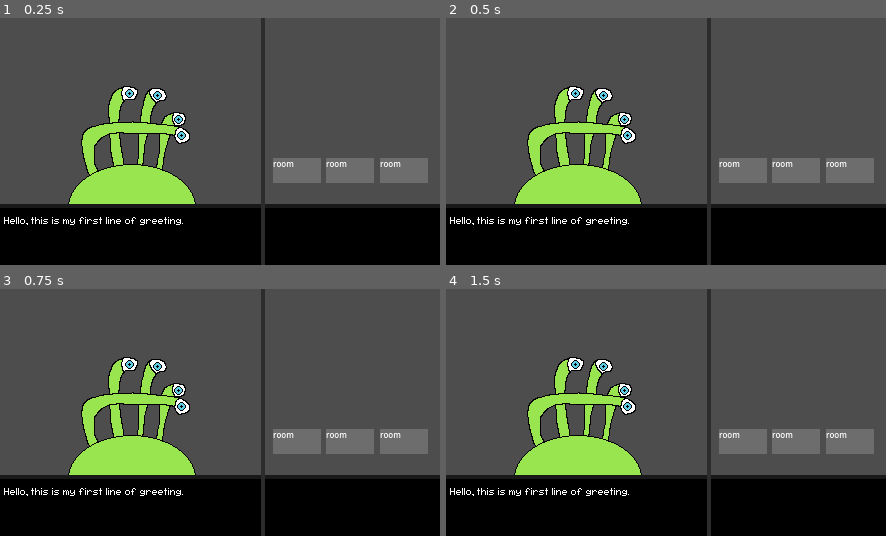
Above: before the commit, frames 1-4 (two rows, left to right).
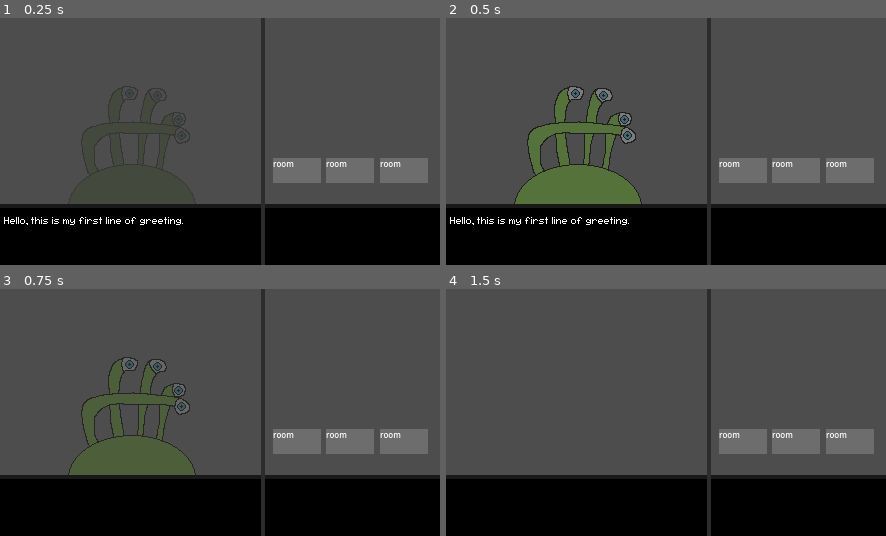
Above: after the commit, the same moments.

Repository: fawfle/brackeys-2026.1
Game: Godot game, scene res://scenes/game_scene.tscn
Same seed, same stepped clock (60 frames per second), same inputs: the game is played once before the commit and once after it.
Inputs (mouse positions are in pixels of both pictures, inside the frame that each line leads up to):
- Up to frame 1 (0.25 s): no input
- Up to frame 2 (0.5 s): no input
- Up to frame 3 (0.75 s): click "room" at 0.5 s
- Up to frame 4 (1.5 s): click (578, 506) at 1.27 s

The runs differ from the first frame. In frame 1, 7.2% of the frame differs, in the area x 15-45%, y 27-76%; in frame 2, 7.2%; in frame 3, 7.6%, in the area x 0-45%, y 27-84%; in frame 4, 7.6%.

Commit message:
basic guest assignment

Diff:
--- a/scenes/game manager.gd
+++ b/scenes/game manager.gd
@@ -8,6 +8,7 @@
 
 var guest_queue: Array[Guest] = []
 @export var current_guest: Guest = null
+@export var current_guest_node: Node2D = null
 
 var random_trait_count: int = 1
 
@@ -16,14 +17,18 @@
 	TraitList.LOAD_TRAITS()
 	GuestList.LOAD_GUESTS()
 
+	Globals.select_room.connect(on_room_select)
+
 	begin_day()
 
 func begin_day() -> void:
 	guest_queue = GuestList.create_guest_queue(1, day)
 	manage_next_guest()
-	Globals.set_text.emit(current_guest.get_lines())
+	Globals.set_text.emit(current_guest.get_intro_lines())
 
 func manage_next_guest() -> void:
+	if guest_queue.size() <= 0: return
+
 	current_guest = guest_queue[0].duplicate_deep()
 	TraitList.set_guest_traits(current_guest, random_trait_count)
 	guest_queue.pop_front()
@@ -31,11 +36,48 @@
 	# clean children
 	for child in guest_parent.get_children(): child.queue_free()
 
-	var guest_scene: PackedScene = current_guest.scene
-	if guest_scene != null:
-		guest_parent.add_child(guest_scene.instantiate())
-	else:
-		push_error("No guest scene for guest")
+	# var guest_scene: PackedScene = current_guest.scene
+	current_guest_node = current_guest.instantiate_scene()
+	guest_parent.add_child(current_guest_node)
 
-	if Globals.DEBUG:
-		print("LOADING GUEST: " + str(current_guest))
+	if Globals.DEBUG: print("LOADING GUEST: " + str(current_guest))
+
+	play_guest_enter_animation(current_guest_node)
+
+## hook for room selection for assigning guest
+func on_room_select(room: Room):
+	if room.guest != null or current_guest == null: return
+
+	Globals.set_text.emit([] as Array[String])
+	room.add_guest(current_guest)
+	await play_guest_exit_animation(current_guest_node)
+	current_guest = null
+	current_guest_node = null
+
+	await get_tree().create_timer(0.8).timeout
+
+	manage_next_guest()
+
+func play_guest_enter_animation(guest_node: Node2D):
+	var duration: float = 0.8
+
+	var start_color: Color = Color("00000000")
+	var end_color: Color = Color("ffffffff")
+
+	var timer: SceneTreeTimer = get_tree().create_timer(duration)
+
+	while timer.time_left != 0:
+		guest_node.modulate = end_color.lerp(start_color, timer.time_left / duration)
+		await get_tree().process_frame
+
+func play_guest_exit_animation(guest_node: Node2D):
+	var duration: float = 0.4
+
+	var start_color: Color = Color("ffffffff")
+	var end_color: Color = Color("00000000")
+
+	var timer: SceneTreeTimer = get_tree().create_timer(duration)
+
+	while timer.time_left != 0:
+		guest_node.modulate = end_color.lerp(start_color, timer.time_left / duration)
+		await get_tree().process_frame
--- a/scenes/game_scene.tscn
+++ b/scenes/game_scene.tscn
@@ -25,6 +25,12 @@
 grow_vertical = 0
 color = Color(0, 0, 0, 1)
 script = ExtResource("2_ycayy")
+
+[node name="AdvanceText" type="TextureButton" parent="CanvasLayer/TextBar" unique_id=313393300]
+layout_mode = 0
+offset_top = -4.0
+offset_right = 262.0
+offset_bottom = 57.0
 
 [node name="TextBox" type="Label" parent="CanvasLayer/TextBar" unique_id=787348684]
 layout_mode = 1
@@ -112,3 +118,5 @@
 offset_right = 428.0
 offset_bottom = 165.0
 location = 2
+
+[connection signal="button_down" from="CanvasLayer/TextBar/AdvanceText" to="CanvasLayer/TextBar" method="_on_advance_text_button_down"]
--- a/scenes/hotel/room.tscn
+++ b/scenes/hotel/room.tscn
@@ -24,6 +24,7 @@
 anchor_bottom = 1.0
 grow_horizontal = 2
 grow_vertical = 2
+mouse_filter = 2
 color = Color(0.42710263, 0.42710263, 0.42710263, 1)
 
 [node name="Label" type="Label" parent="TextureButton" unique_id=1754139443]
@@ -32,3 +33,5 @@
 offset_bottom = 23.0
 theme_override_font_sizes/font_size = 8
 text = "room"
+
+[connection signal="button_down" from="TextureButton" to="." method="_on_texture_button_button_down"]
--- a/scenes/text_bar.gd
+++ b/scenes/text_bar.gd
@@ -3,15 +3,21 @@
 var line_queue: Array[String] = []
 
 @onready var text_box: Label = $TextBox
+@onready var advance_text_button: TextureButton = $AdvanceText
 
 func _ready() -> void:
 	Globals.set_text.connect(on_set_text)
 
 func load_line_from_queue():
-	if line_queue.size() == 0: return
+	if line_queue.size() == 0:
+		text_box.text = ""
+		return
 
 	text_box.text = line_queue.pop_front()
 
 func on_set_text(lines: Array[String]) -> void:
 	line_queue = lines
 	load_line_from_queue()
+
+func _on_advance_text_button_down() -> void:
+	load_line_from_queue()
--- a/scripts/globals.gd
+++ b/scripts/globals.gd
@@ -7,3 +7,7 @@
 ## used to signal textbox to display a mesage. Message is given as an array and clicking through will cycle until final message.
 @warning_ignore("unused_signal")
 signal set_text(lines: Array[String])
+
+## used by rooms to signal a click.
+@warning_ignore("unused_signal")
+signal select_room(room: Room)
--- a/scripts/guest.gd
+++ b/scripts/guest.gd
@@ -1,6 +1,7 @@
 class_name Guest extends Resource
 
 @export var name: String = ""
+## scene loaded, possibly change to just texture
 @export var scene: PackedScene
 
 ## traits assigned to guest by default. Used for "template" guests.
@@ -9,6 +10,9 @@
 
 ## Max money guest can give
 @export var money: int = 0
+
+## Stay duration
+@export var staya_duration: int = 1
 
 ## message on greeting
 @export var greeting: Array[String] = []
@@ -25,8 +29,8 @@
 ## Guest won't appear until day has passed
 @export var appear_after_day: int = 0
 
-##
-func get_lines() -> Array[String]:
+## return array of greeting and request
+func get_intro_lines() -> Array[String]:
 	var arr: Array[String] = greeting.duplicate();
 	arr.append(generate_request())
 	return arr
@@ -37,5 +41,12 @@
 
 # constructed by guest_list class
 
+func instantiate_scene() -> Node2D:
+	if scene == null:
+		push_error("No guest scene for guest")
+		return null
+
+	return scene.instantiate()
+
 func _to_string() -> String:
-	return "(Guest) " + name + "Traits: " + str(traits);
+	return "(Guest) " + name + " Traits: " + str(traits);
--- a/scripts/guest_list.gd
+++ b/scripts/guest_list.gd
@@ -41,6 +41,8 @@
 		var data: Dictionary = GUESTS_DATA.get(key)
 
 		var guest = Guest.new();
+
+		guest.name = key
 
 		if data.has(SCENE): guest.scene = data.get(SCENE)
 		if data.has(DEFAULT_TRAITS): guest.default_traits.assign(data.get(DEFAULT_TRAITS))
--- a/scripts/guest_trait.gd
+++ b/scripts/guest_trait.gd
@@ -23,4 +23,4 @@
 ## constructed by trait_list class
 
 func _to_string() -> String:
-	return "(Guest Trait) " + name;
+	return "(GuestTrait) " + name;
--- a/scripts/room.gd
+++ b/scripts/room.gd
@@ -10,6 +10,19 @@
 
 var guest: Guest = null
 
+var occupied: bool:
+	get: return guest != null
+
+func add_guest(_guest: Guest):
+	if occupied:
+		push_error("Attempting to assign guest to occupied room")
+
+	if Globals.DEBUG: print("ASSIGNING GUEST " + str(_guest) + " TO ROOM " + str(self))
+
+	guest = _guest
+
+func _on_texture_button_button_down() -> void:
+	Globals.select_room.emit(self)
 
 
 enum Sanitation {
